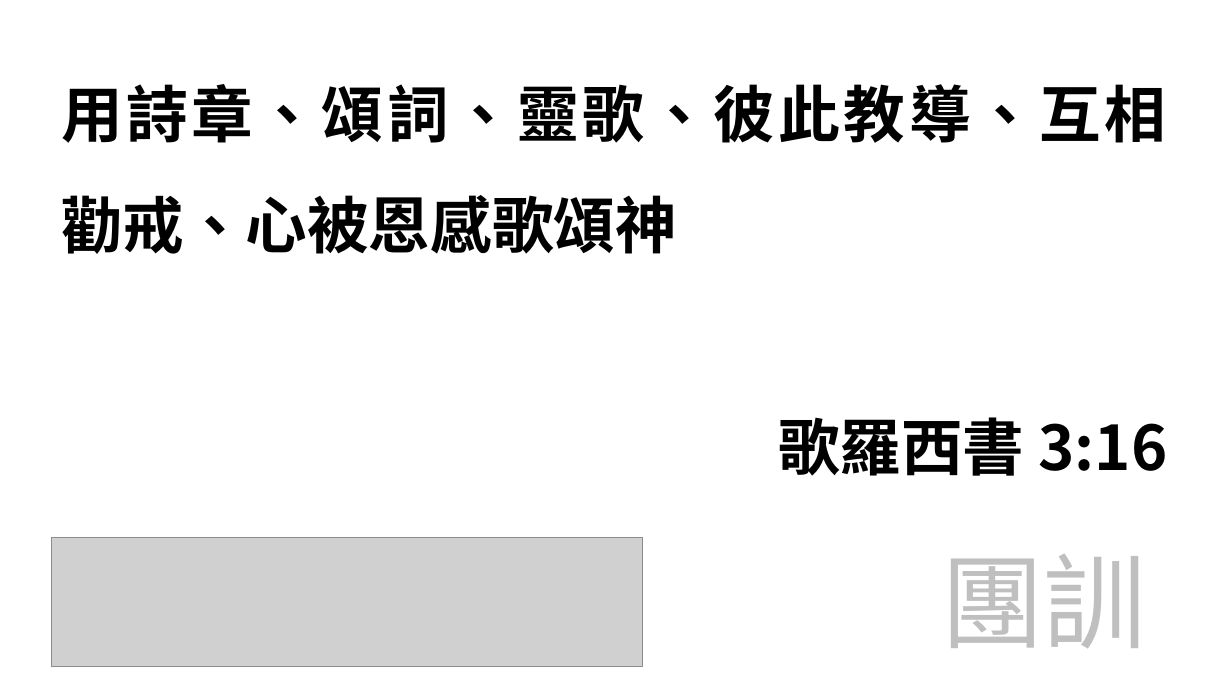
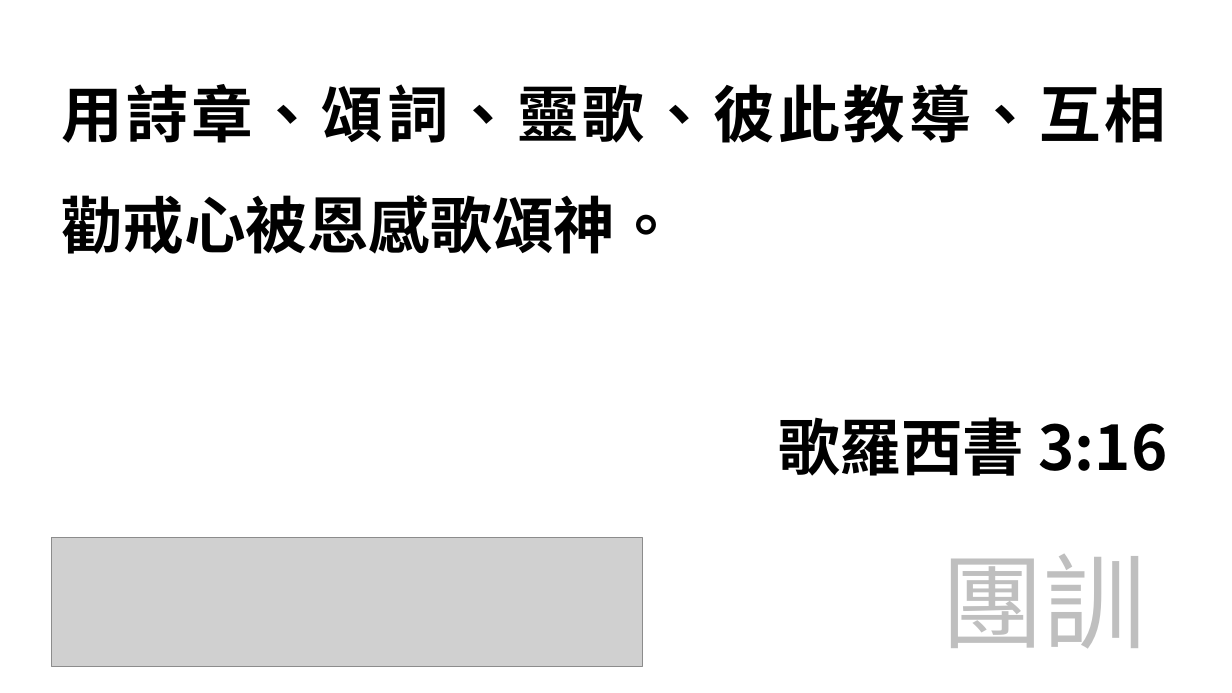
Before and after one commit to pangyan/ridiculands-references, a slide deck: slide 58 of hymns/20171008.pptx (slide 39 before the commit). Drawn at 1232x693 pixels with LibreOffice and Linux fonts; fonts in the diff are those of the drawing; grey boxes stand for pictures. Boxes give left, top, right and bottom in pixels: in the first picture for what was removed or moved away, otherwise in the second. Text is boxed around its words. In the diff, an @@ line names an element or a change of style, - is before the commit and + after.

```diff
--- a/hymns/20171008.pptx
+++ b/hymns/20171008.pptx
@@ text at (61, 84, 1166, 254): text changed @@
-用詩章、頌詞、靈歌、彼此教導、互相勸戒、心被恩感歌頌神
+用詩章、頌詞、靈歌、彼此教導、互相勸戒心被恩感歌頌神。
```
Also in this commit, not shown: 3 other slides changed, 19 slides added.
